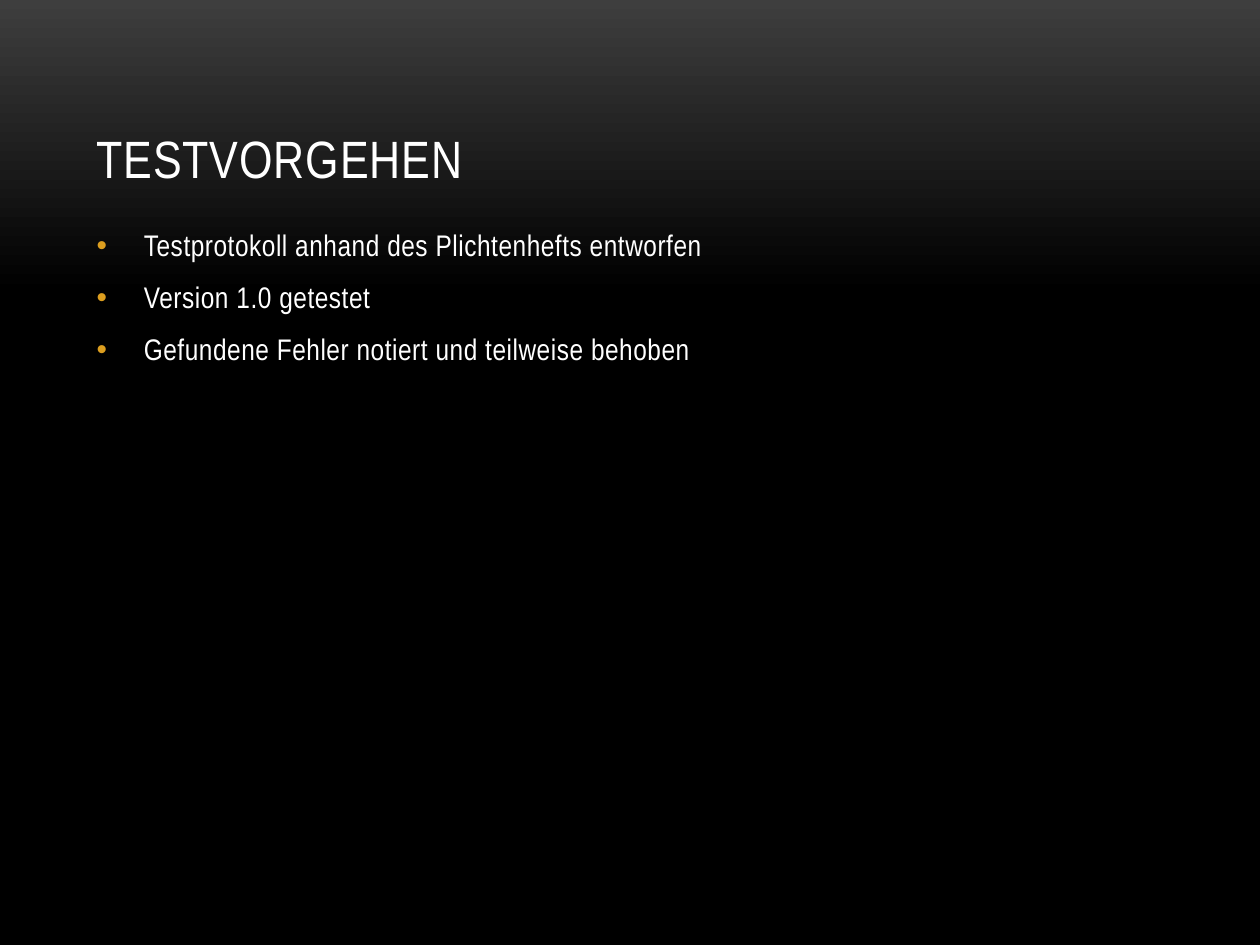
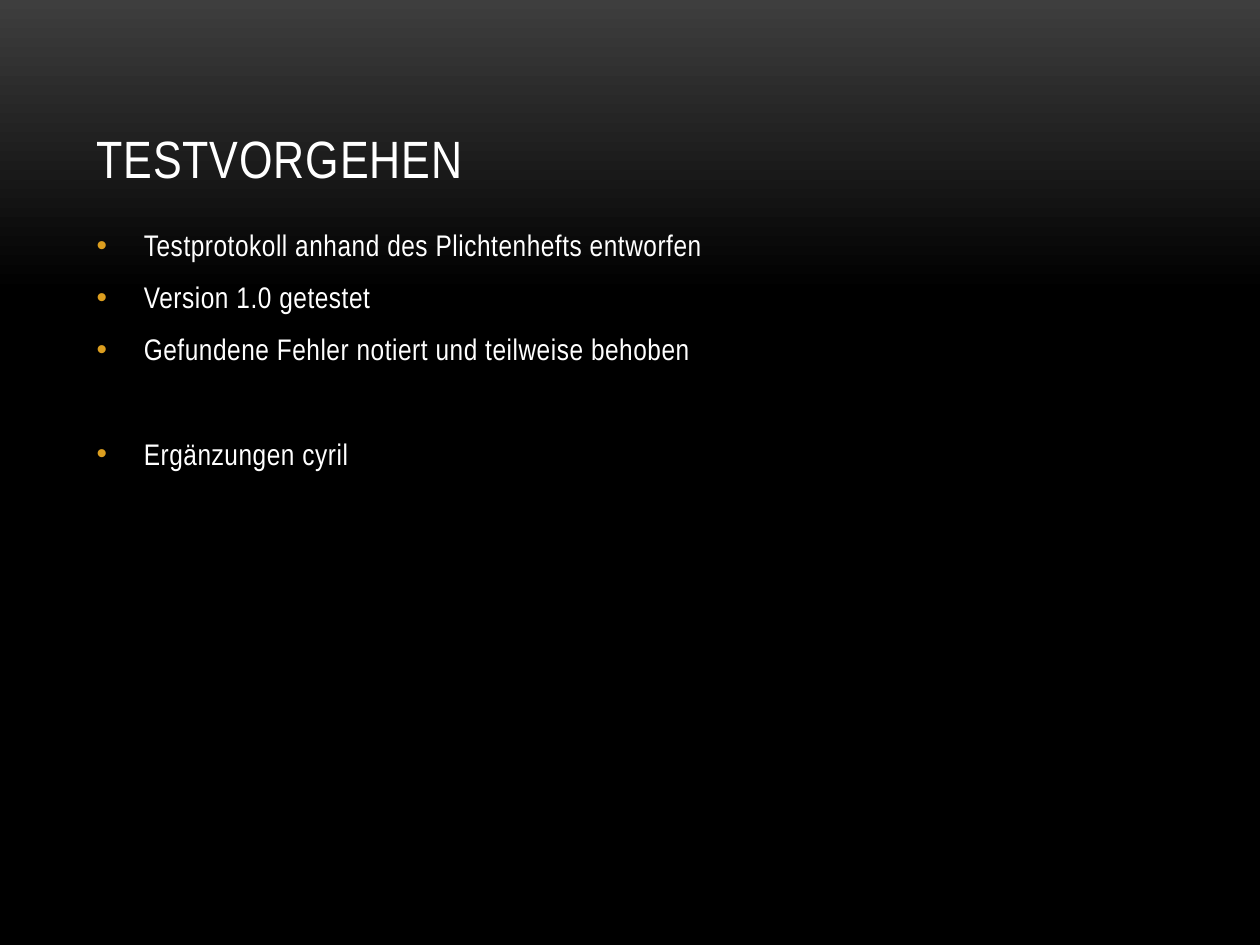
Before and after one commit to stocyr/LaserChess, a slide deck: slide 12 of docs/LaserChess.pptx. Drawn at 1260x945 pixels with LibreOffice and Linux fonts; fonts in the diff are those of the drawing; background and template pictures are left out. Boxes give left, top, right and bottom in pixels: in the first picture for what was removed or moved away, otherwise in the second. Text is boxed around its words. In the diff, an @@ line names an element or a change of style, - is before the commit and + after.

```diff
--- a/docs/LaserChess.pptx
+++ b/docs/LaserChess.pptx
@@ text at bbox=[144, 443, 348, 471]: paragraph added @@
+• Ergänzungen cyril
```
Also in this commit, not shown: 3 other slides changed.
